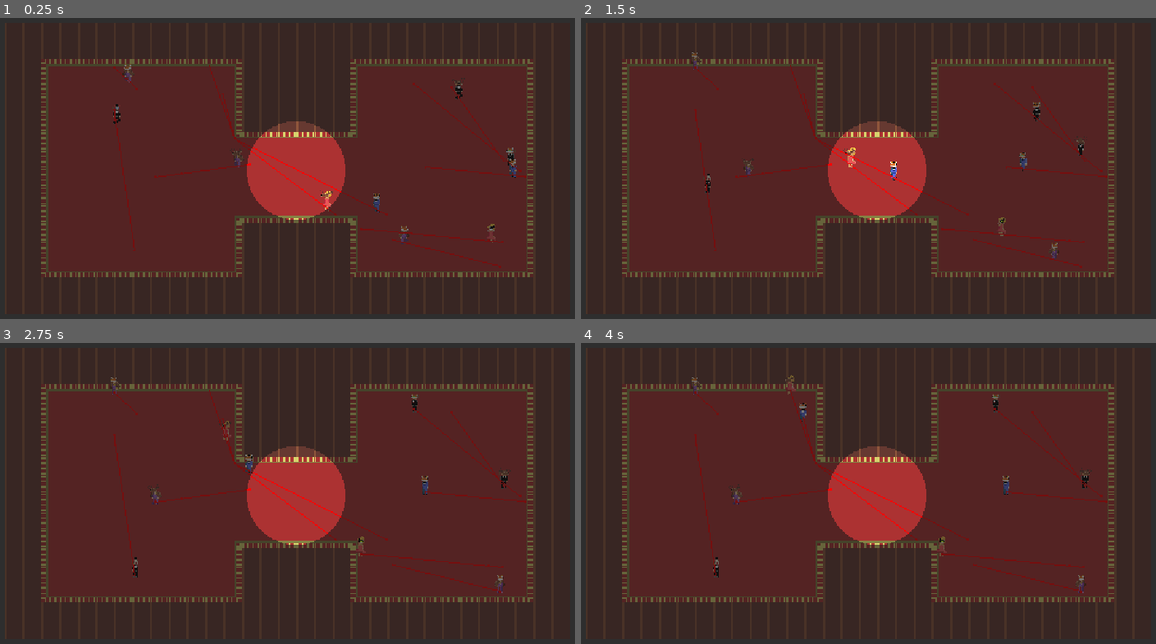
Above: before the commit, frames 1-4 (two rows, left to right).
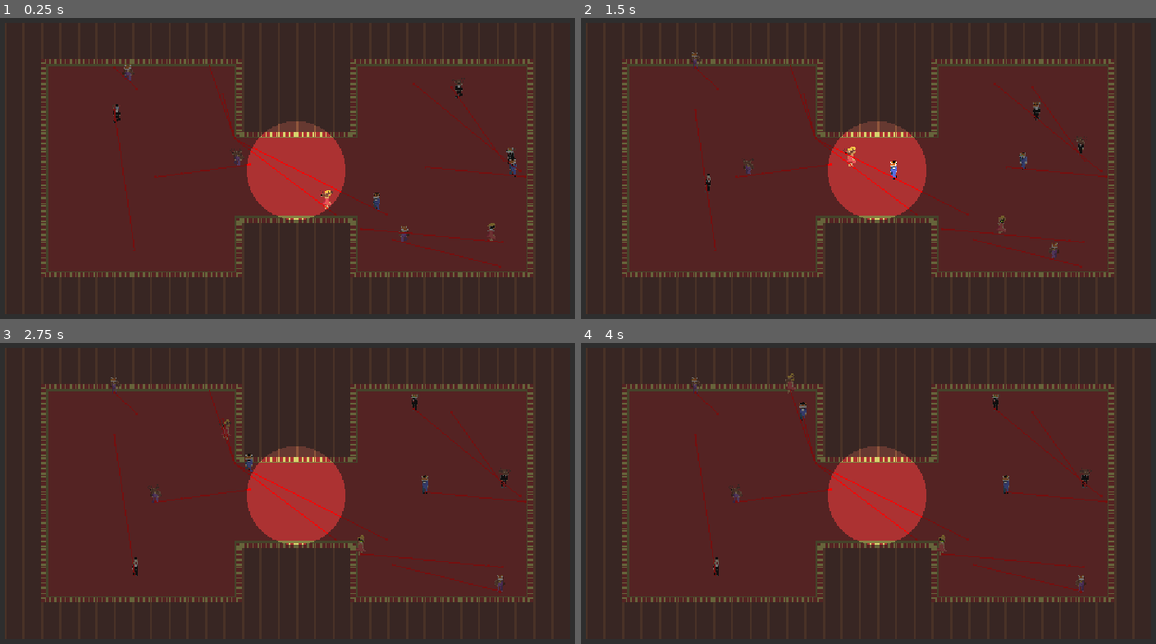
Above: after the commit, the same moments.

Repository: amelecanape/ippgamejam
Game: Godot game, scene res://scenes/round.tscn
Same seed, same stepped clock (60 frames per second), same inputs: the game is played once before the commit and once after it. This scene is started directly instead of the project's main scene.
Inputs (mouse positions are in pixels of both pictures, inside the frame that each line leads up to):
- Up to frame 1 (0.25 s): no input
- Up to frame 2 (1.5 s): move the mouse to (1023, 153) at 0.52 s; click (1023, 153) at 0.6 s; move the mouse to (747, 189) at 1.27 s; tap A (character_move_neg_x) at 1.35 s
- Up to frame 3 (2.75 s): click (166, 514) at 1.55 s; move the mouse to (362, 415) at 2.02 s; tap W (character_move_neg_y) at 2.1 s; click (362, 415) at 2.3 s
- Up to frame 4 (4 s): move the mouse to (845, 568) at 2.77 s; tap D (character_move_pos_x) at 2.85 s; click (845, 568) at 3.05 s; tap Enter at 3.5 s; move the mouse to (1075, 550) at 3.52 s; tap S (character_move_pos_y) at 3.6 s; click (1075, 550) at 3.8 s

The runs differ from the first frame. In frame 1, 0.2% of the frame differs, in the area x 19-90%, y 16-76%; in frame 2, 0.2%, in the area x 19-88%, y 12-80%; in frame 3, 0.2%; in frame 4, 0.2%.
Error in both runs: Out of bounds get index '-1' (on base: 'Array[int]') (res://scripts/game.gd:51)

Commit message:
added initial implementation of the gun

Diff:
--- a/project.godot
+++ b/project.godot
@@ -64,12 +64,18 @@
 "events": [Object(InputEventKey,"resource_local_to_scene":false,"resource_name":"","device":-1,"window_id":0,"alt_press …(192 unchanged characters)…
 ]
 }
+use_gun={
+"deadzone": 0.2,
+"events": [Object(InputEventMouseButton,"resource_local_to_scene":false,"resource_name":"","device":-1,"window_id":0,"alt_pressed":false,"shift_pressed":false,"ctrl_pressed":false,"meta_pressed":false,"button_mask":1,"position":Vector2(449, 20),"global_position":Vector2(458, 68),"factor":1.0,"button_index":1,"canceled":false,"pressed":true,"double_click":false,"script":null)
+]
+}
 
 [layer_names]
 
 2d_physics/layer_1="walls"
 2d_navigation/layer_1="characters"
 2d_physics/layer_2="characters"
+2d_physics/layer_3="shootable"
 
 [physics]
 
--- a/scenes/masked_character.tscn
+++ b/scenes/masked_character.tscn
@@ -2,6 +2,9 @@
 
 [ext_resource type="Script" uid="uid://d0hr50morjdq" path="res://scripts/masked_character.gd" id="1_ddrle"]
 [ext_resource type="SpriteFrames" uid="uid://ch2waandkedv4" path="res://resources/sprite_frames/mob_boss.tres" id="2_ddrle"]
+
+[sub_resource type="CapsuleShape2D" id="CapsuleShape2D_rf373"]
+height = 28.0
 
 [sub_resource type="RectangleShape2D" id="RectangleShape2D_rf373"]
 size = Vector2(12, 6)
@@ -20,20 +23,29 @@
 script = ExtResource("1_ddrle")
 movement_speed = 100.0
 
+[node name="ShootingCollision" type="Area2D" parent="." unique_id=434638736]
+collision_layer = 4
+collision_mask = 0
+
+[node name="CollisionShape2D" type="CollisionShape2D" parent="ShootingCollision" unique_id=414098404]
+position = Vector2(1, -12)
+shape = SubResource("CapsuleShape2D_rf373")
+
+[node name="CollisionShape2D" type="CollisionShape2D" parent="." unique_id=1843683943]
+shape = SubResource("RectangleShape2D_rf373")
+
 [node name="CharacterSprite" type="AnimatedSprite2D" parent="." unique_id=1673587675]
 unique_name_in_owner = true
 y_sort_enabled = true
 texture_filter = 1
-position = Vector2(0, -12)
+position = Vector2(0, -14)
 sprite_frames = ExtResource("2_ddrle")
 animation = &"idle"
+frame_progress = 0.29996884
 
 [node name="MaskSlot" type="Node2D" parent="." unique_id=453581118]
 unique_name_in_owner = true
 position = Vector2(2, -24)
 
-[node name="CollisionShape2D" type="CollisionShape2D" parent="." unique_id=1843683943]
-shape = SubResource("RectangleShape2D_rf373")
-
 [node name="MultiplayerSynchronizer" type="MultiplayerSynchronizer" parent="." unique_id=1267493538]
 replication_config = SubResource("SceneReplicationConfig_ddrle")
--- a/scenes/player_character.tscn
+++ b/scenes/player_character.tscn
@@ -8,16 +8,18 @@
 lock_movement = false
 player = 0
 role = 0
+shootable_mask = 4
 
-[node name="CharacterSprite" parent="." index="0" unique_id=1673587675]
+[node name="CharacterSprite" parent="." index="2" unique_id=1673587675]
 y_sort_enabled = false
 animation = &"walk"
-
-[node name="MultiplayerSynchronizer" parent="." index="3" unique_id=1267493538]
-unique_name_in_owner = true
+frame_progress = 0.0
 
 [node name="Camera2D" type="Camera2D" parent="." index="4" unique_id=973537223]
 unique_name_in_owner = true
 offset = Vector2(2, -12)
 enabled = false
 zoom = Vector2(4, 4)
+
+[node name="MultiplayerSynchronizer" parent="." index="5" unique_id=1267493538]
+unique_name_in_owner = true
--- a/scripts/masked_character.gd
+++ b/scripts/masked_character.gd
@@ -11,15 +11,23 @@
 var mask_base_position : Vector2
 @onready var character_sprite : AnimatedSprite2D = $%CharacterSprite
 
+var is_dead : bool
+
 func _ready() -> void:
 	if character_frames:
 		character_sprite.sprite_frames = character_frames
 	character_sprite.play("idle")
 	character_sprite.frame_changed.connect(_on_character_frame_changed)
+	is_dead = false
 	#assert(mask, "No mask child node in MaskedCharacter!")
 	#mask_sprite.texture = mask.mask_sprite
 	mask_base_position = mask_slot.position
 
+@rpc("call_local")
+func die() -> void:
+	character_sprite.rotation_degreesw = 90
+	is_dead = true
+	process_mode = Node.PROCESS_MODE_DISABLED
 
 func set_mask(new_mask: Mask) -> void:
 	if mask:
--- a/scripts/player_control.gd
+++ b/scripts/player_control.gd
@@ -6,6 +6,8 @@
 
 enum PLAYER_ROLE {SPY, DETECTIVE}
 @export var role : PLAYER_ROLE = PLAYER_ROLE.SPY
+
+@export var shootable_mask : int
 
 func _ready() -> void:
 	super._ready()
@@ -20,11 +22,27 @@
 		return
 	if Input.is_action_just_pressed("use_mask_ability") and mask:
 		_use_mask_ability.rpc()
+	if Input.is_action_just_pressed("use_gun") and role == PLAYER_ROLE.DETECTIVE:
+		print("shoot!")
+		_shoot.rpc(get_global_mouse_position())
 
 @rpc("any_peer", "call_local")
 func _use_mask_ability() -> void:
 		mask.use_ability()
 
+@rpc("any_peer", "call_local")
+func _shoot(pos: Vector2) -> void:
+	if not multiplayer.is_server():
+		return
+	var query : PhysicsPointQueryParameters2D = PhysicsPointQueryParameters2D.new()
+	query.position = pos
+	query.collide_with_areas = true
+	query.collision_mask = shootable_mask
+	var result : Array[Dictionary] = get_world_2d().direct_space_state.intersect_point(query)
+	for r in result:
+		var area : Area2D = r["collider"] as Area2D
+		var masked : MaskedCharacter = area.get_parent()
+		masked.die.rpc()
 
 func _physics_process(_delta: float) -> void:
 	mov_input = Input.get_vector("character_move_neg_x","character_move_pos_x",\
